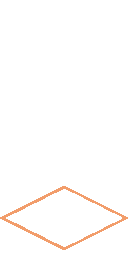
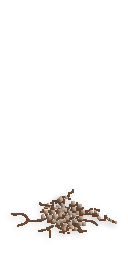
Layers edited between the first and the second (128, 256) image:
showed group "Buildings" (15 layers) over [11, 189, 117, 244]
moved "town_roads" into group "town" over [11, 189, 117, 238]
hid "Outline_red" over [0, 186, 128, 250]
